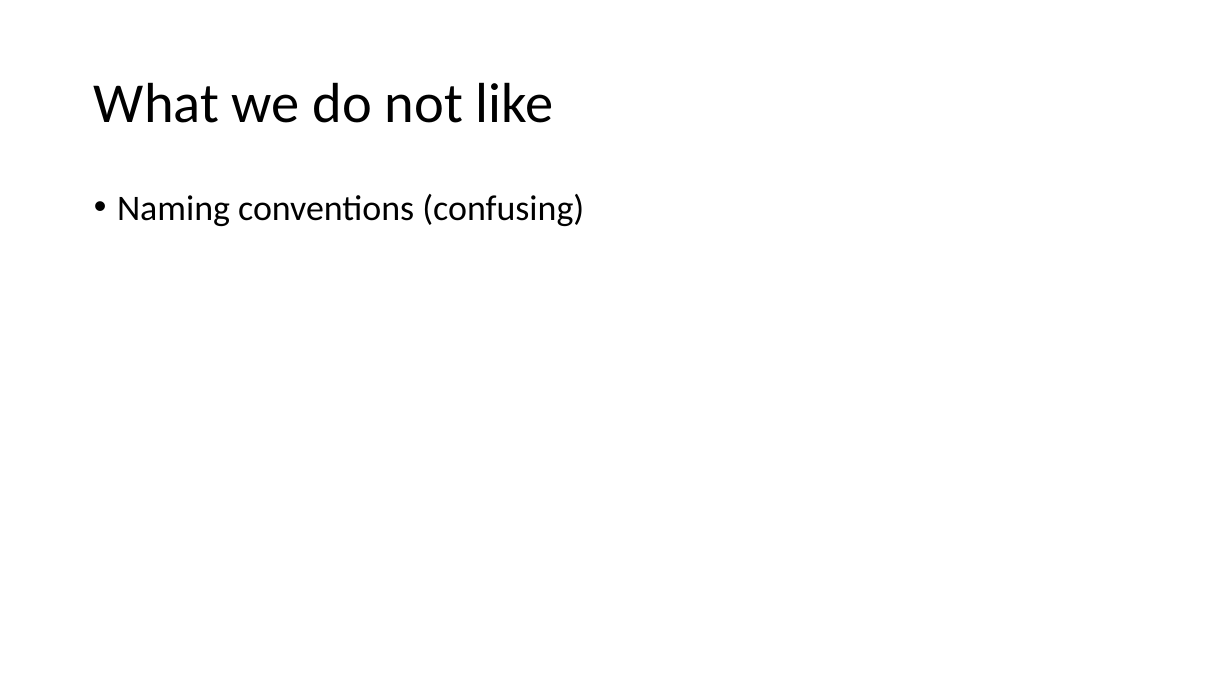
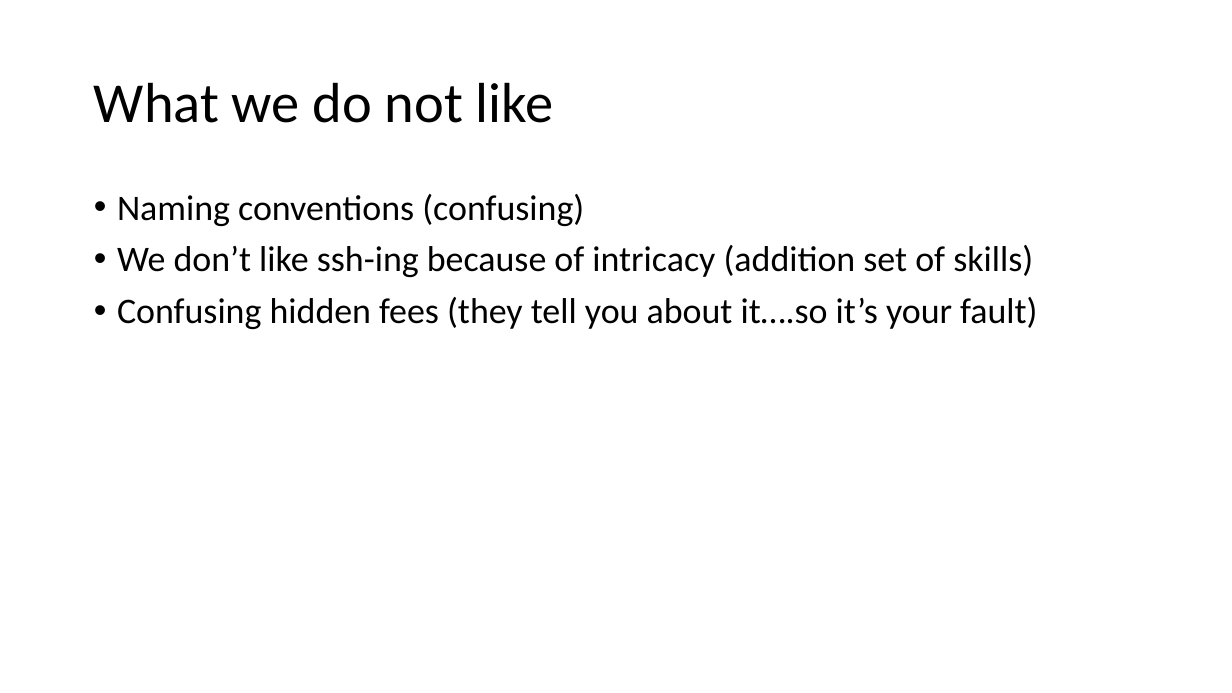
Before and after one commit to 200914ROC2/Training, a slide deck: slide 24 of 7Week-DevOps-AWS/7w-aws-devops.pptx (slide 20 before the commit). Drawn at 1232x693 pixels with LibreOffice and Linux fonts; fonts in the diff are those of the drawing. Boxes give left, top, right and bottom in pixels: in the first picture for what was removed or moved away, otherwise in the second. Text is boxed around its words. In the diff, an @@ line names an element or a change of style, - is before the commit and + after.

```diff
--- a/7Week-DevOps-AWS/7w-aws-devops.pptx
+++ b/7Week-DevOps-AWS/7w-aws-devops.pptx
@@ text at <box>117,245,1037,329</box>: paragraphs added @@
+• We don’t like ssh-ing because of intricacy (addition set of skills)
+• Confusing hidden fees (they tell you about it….so it’s your fault)
```
Also in this commit, not shown: 2 other slides changed, 4 slides added.
